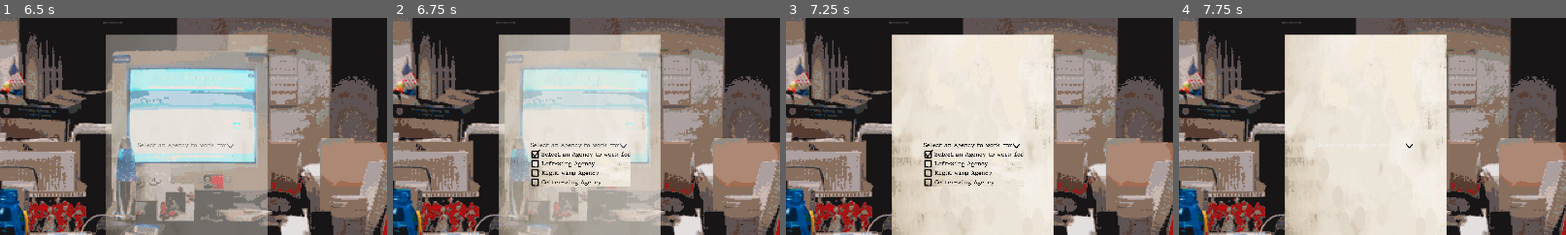
Above: before the commit, frames 1-4 (left to right).
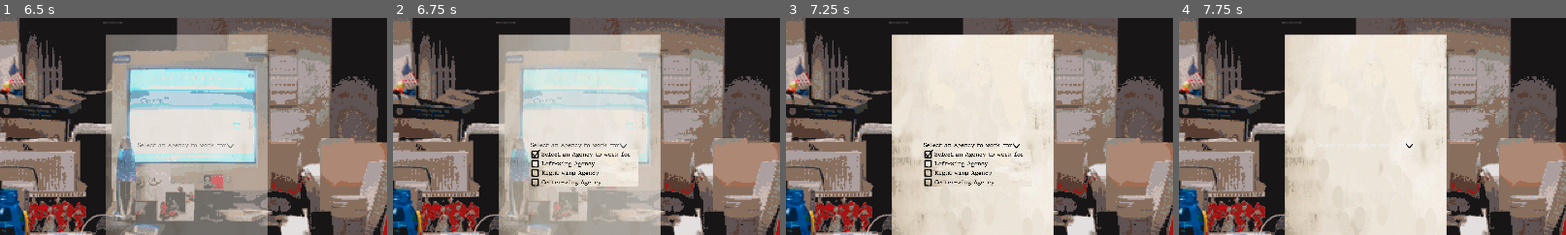
Above: after the commit, the same moments.

Repository: RisingThumb/GMTKJoinedTogether
Game: Godot game, scene res://Scenes/Title.tscn
Same seed, same stepped clock (60 frames per second), same inputs: the game is played once before the commit and once after it. The engine's default icon, where the game draws it, is replaced by a stand-in: a white triangle on a blue panel in a dark square.
Inputs:
- Up to frame 1 (6.5 s): click "Play the game" at 0.5 s; tap Enter at 1.25, 2.75 s; tap Space at 2, 3.5 s; click "Ok" at 5 s; click "Ok" at 5.75 s
- Up to frame 2 (6.75 s): click "Select an Agency to work for" at 6.5 s
- Up to frame 3 (7.25 s): no input
- Up to frame 4 (7.75 s): click "Select an Agency to work for" at 7.25 s
The pictures show only the part of the screen within x 26-76%, y 21-71%; the shares and areas given below are measured in that part.

Frame 1 is identical in both runs. In frame 2, 0.3% of the frame differs, in the area x 36-64%, y 61-78%; in frame 3, less than 0.1%; in frame 4, nothing differs.

Commit message:
Added two other music tracks.

Diff:
--- a/Scenes/Title.tscn
+++ b/Scenes/Title.tscn
@@ -46,5 +46,4 @@
 margin_right = 102.0
 margin_bottom = 38.0
 text = "Play the game"
-
 [connection signal="pressed" from="CenterContainer/VBoxContainer/Button" to="." method="_on_Button_pressed"]
--- a/Themes/NewspaperTheme.tres
+++ b/Themes/NewspaperTheme.tres
@@ -16,7 +16,9 @@
 thickness = 2
 
 [sub_resource type="StyleBoxLine" id=2]
-thickness = 2
+color = Color( 1, 1, 1, 0 )
+thickness = 10
+vertical = true
 
 [resource]
 Button/colors/font_color = Color( 0, 0, 0, 1 )
--- a/project.godot
+++ b/project.godot
@@ -10,6 +10,7 @@
 
 _global_script_classes=[  ]
 _global_script_class_icons={
+
 }
 
 [application]
@@ -20,7 +21,6 @@
 
 [autoload]
 
-Music="*res://Scenes/Music.tscn"
 ArticleContent="*res://Scenes/ArticleContent.tscn"
 PathTree="*res://Scenes/PathTree.tscn"
 
Not shown, added: Audio/George Street Shuffle.mp3
Not shown, added: Audio/Home for the Holidays.mp3
